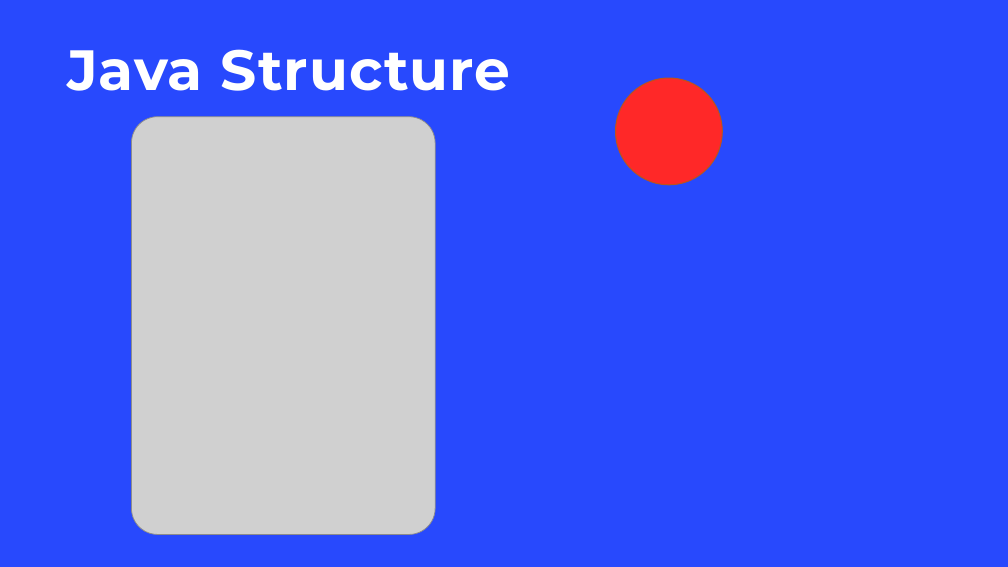
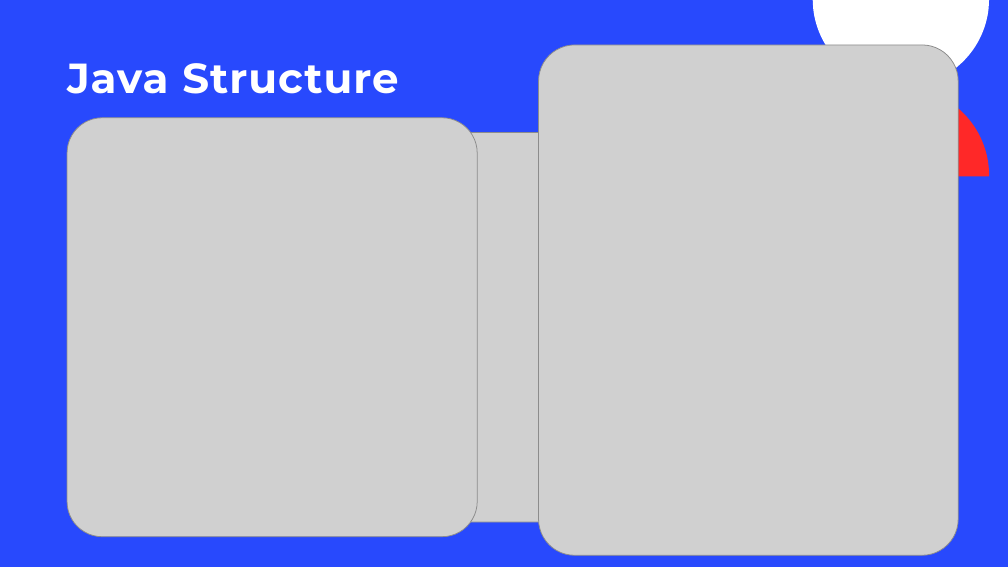
Before and after one commit to XenonReaction/Project_0-Library_Management_System, a slide deck: slide 6 of Presentation materials/Project 0 Presentation.pptx. Drawn at 1008x567 pixels with LibreOffice and Linux fonts; fonts in the diff are those of the drawing; grey boxes stand for pictures; background and template pictures are left out. Boxes give left, top, right and bottom in pixels: in the first picture for what was removed or moved away, otherwise in the second. Text is boxed around its words. In the diff, an @@ line names an element or a change of style, - is before the commit and + after.

```diff
--- a/Presentation materials/Project 0 Presentation.pptx
+++ b/Presentation materials/Project 0 Presentation.pptx
@@ title "Java Structure" at box(67, 63, 398, 94): size 54 to 40 pt @@
@@ freeform shape added at box(813, 0, 989, 87), fill #FFFFFF @@
@@ picture added at box(538, 45, 958, 555) @@
@@ ellipse removed at box(616, 78, 722, 185) @@
@@ freeform shape added at box(813, 87, 989, 176), fill #FF2828 @@
@@ picture: place and size @@
-picture at box(132, 116, 436, 535)
+picture at box(67, 118, 478, 537)
@@ picture added at box(247, 132, 631, 522) @@
```
Also in this commit, not shown: 1 other slide changed, 1 slide added, 8 other files.
